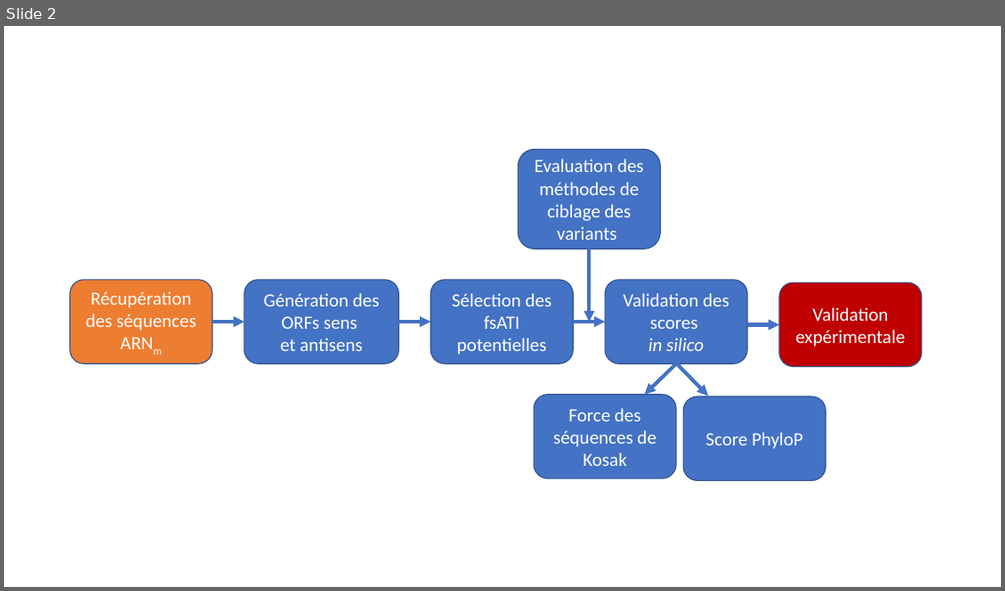
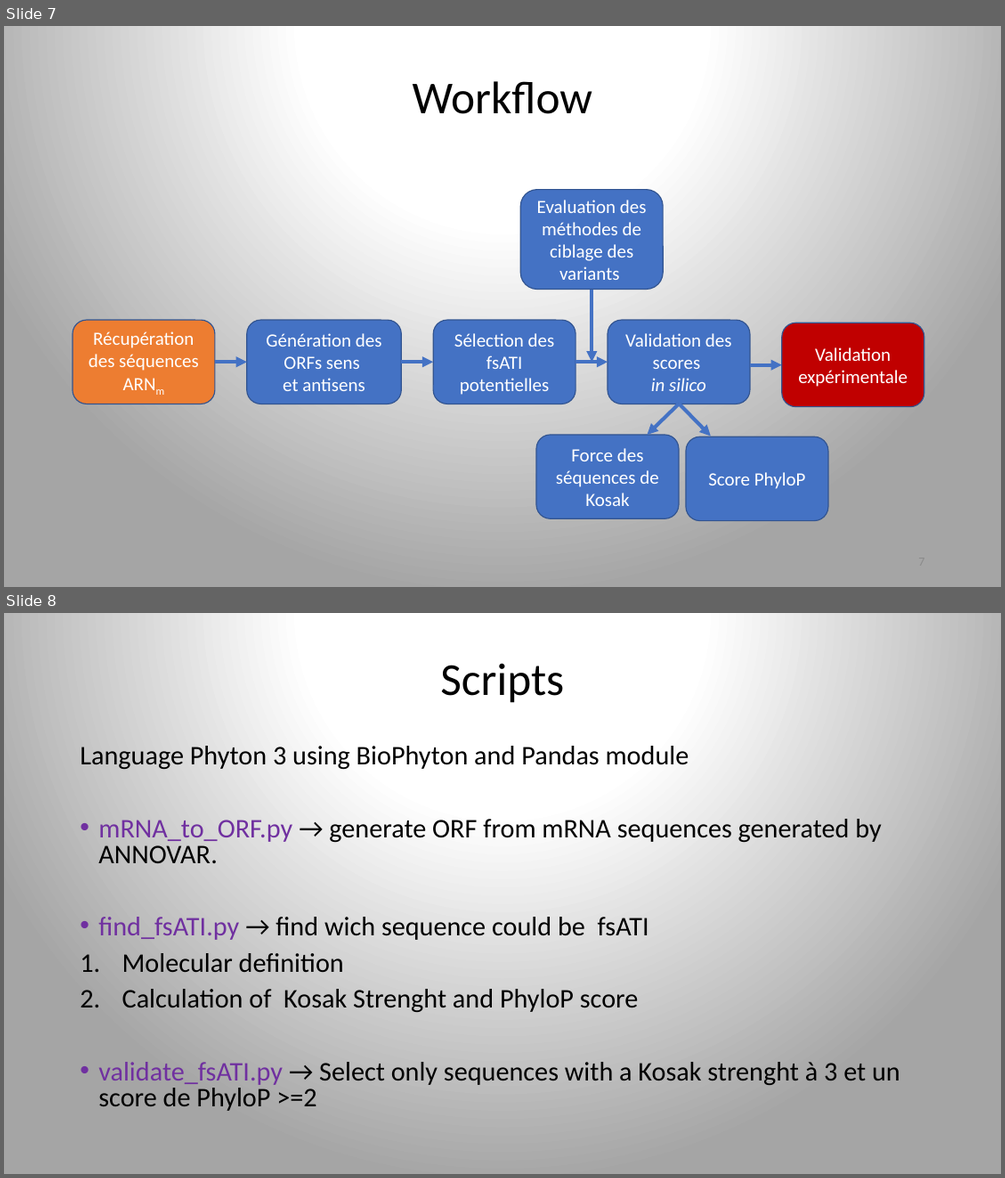
Before and after one commit to ArnaudDroitLab/ProjetLong_201911, a slide deck: Presentation_PL_JGorse.pptx. Shown one above the other, each under a label of ours: slide 2 before the commit, slides 7 and 8 after it. The pictures are 1005x591 and 1005x1178 pixels, drawn with LibreOffice and Linux fonts; fonts in the diff are those of the drawing. Boxes give left, top, right and bottom in pixels: in the first picture for what was removed or moved away, otherwise in the second. Text is boxed around its words. In the diff, an @@ line names an element or a change of style, - is before the commit and + after.

```diff
--- a/Presentation_PL_JGorse.pptx
+++ b/Presentation_PL_JGorse.pptx
@@ slide 8 added at [4,613,1001,1174], background gradient #FFFFFF to #A5A5A5 @@
@@ title added at [440,663,564,703], 44 pt, text #000000 @@
+Scripts
@@ text added at [80,746,900,1111], 25.9 pt, text #000000 @@
+Language Phyton 3 using BioPhyton and Pandas module
+• mRNA_to_ORF.py → generate ORF from mRNA sequences generated by ANNOVAR.
+• find_fsATI.py → find wich sequence could be fsATI
+1. Molecular definition
+2. Calculation of Kosak Strenght and PhyloP score
+• validate_fsATI.py → Select only sequences with a Kosak strenght à 3 et un score de PhyloP >=2
@@ what was slide 2 is now slide 7 @@
@@ slide 7 changed as well @@
@@ background #FFFFFF to gradient #FFFFFF to #A5A5A5 @@
@@ title added at [413,81,592,114], 44 pt, text #000000 @@
+Workflow
@@ 5 arrows, 4 rounded rectangles: place and size @@
-5 arrows, 4 rounded rectangles at [70,150,922,395]
+5 arrows, 4 rounded rectangles at [73,190,923,435]
@@ 4 rounded rectangles, 2 arrows: place and size @@
-4 rounded rectangles, 2 arrows at [399,248,825,480]
+4 rounded rectangles, 2 arrows at [401,289,828,520]
```
Also in this commit, not shown: 12 other slides added, 1 slide removed.
